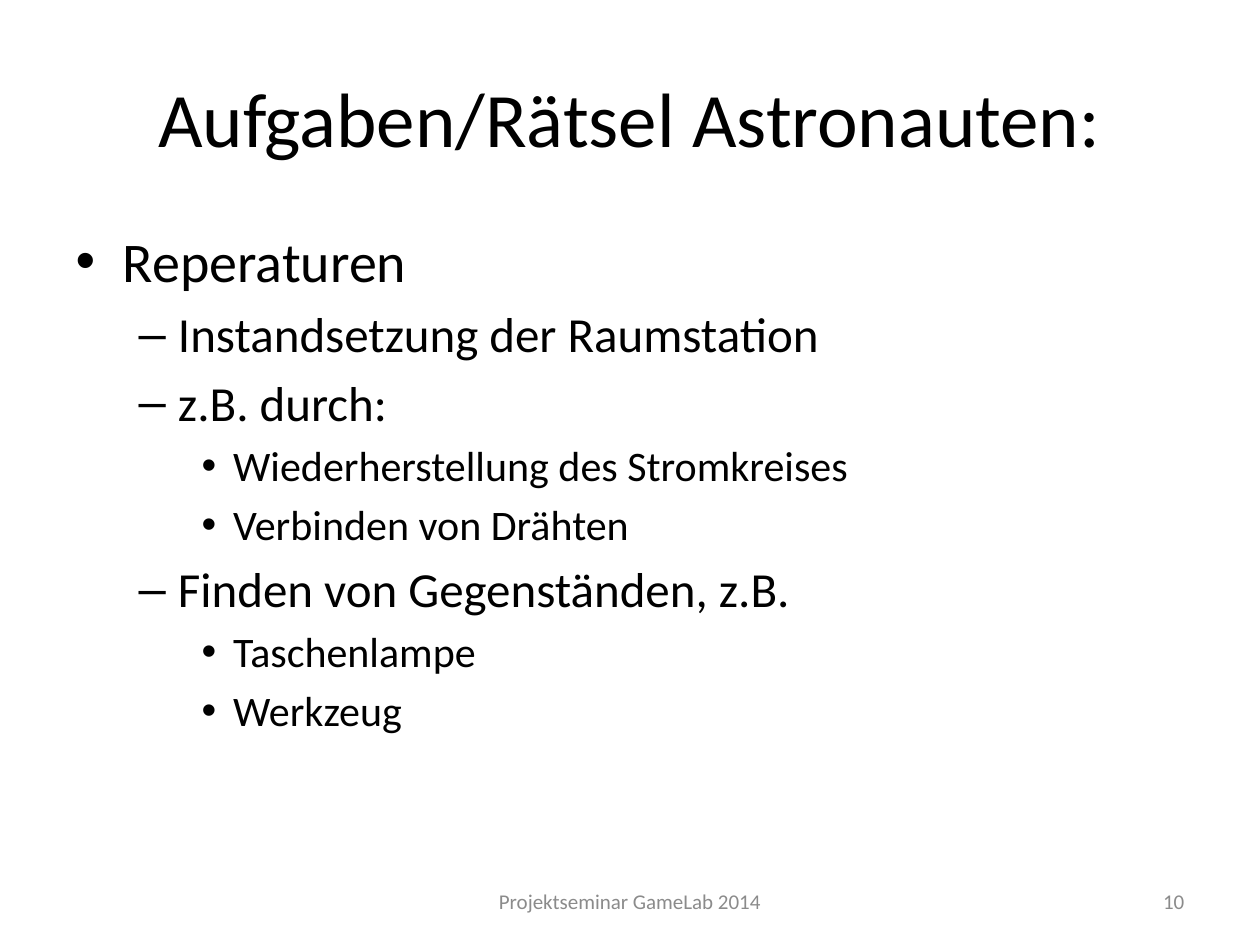
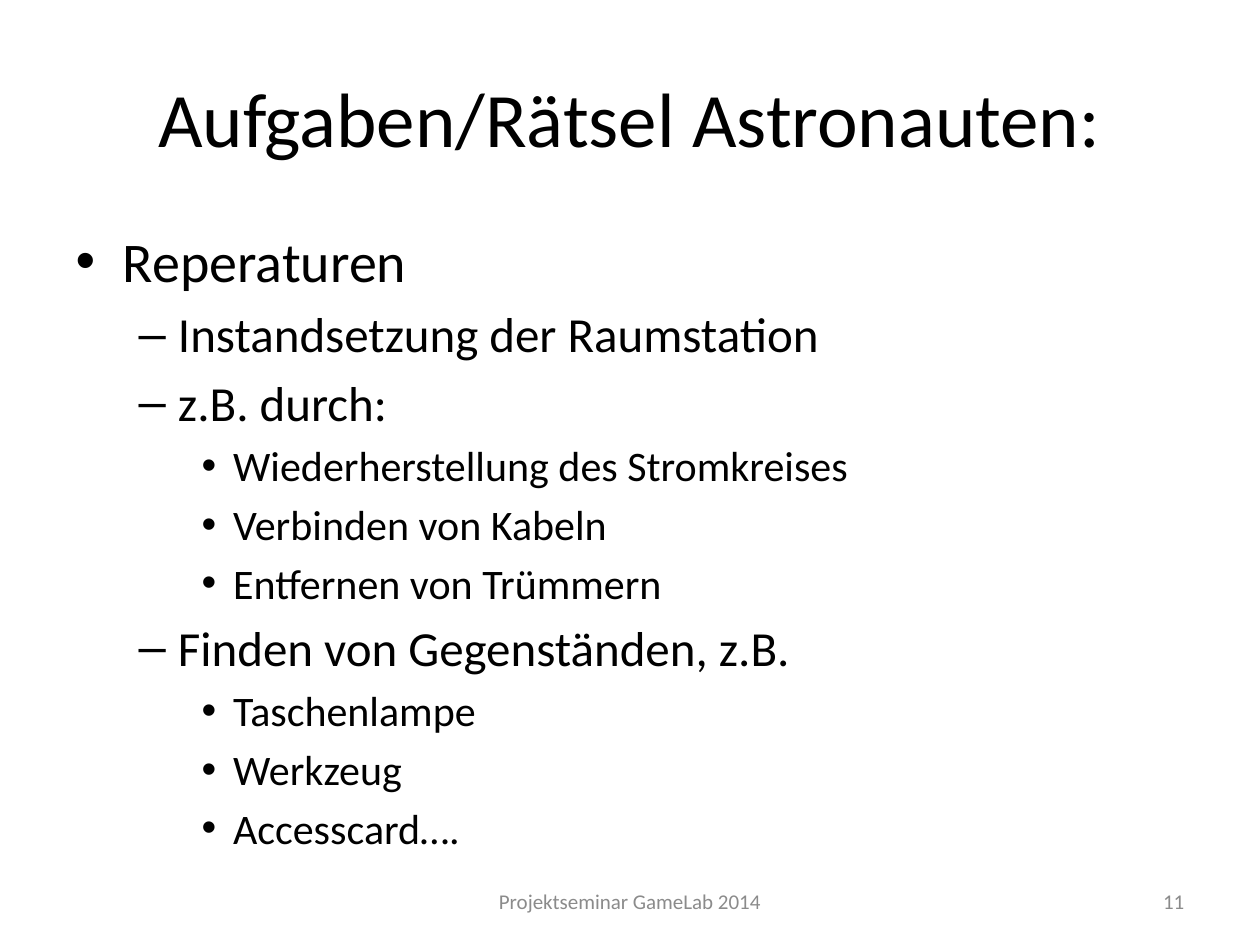
Before and after one commit to Instinctlol/gamelab2014, a slide deck: slide 11 of Abschlusspräsentation/SpielkonzeptFINAL.pptx (slide 10 before the commit). Drawn at 1260x945 pixels with LibreOffice and Linux fonts; fonts in the diff are those of the drawing; background and template pictures are left out. Boxes give left, top, right and bottom in pixels: in the first picture for what was removed or moved away, otherwise in the second. Text is boxed around its words. In the diff, an @@ line names an element or a change of style, - is before the commit and + after.

```diff
--- a/Abschlusspräsentation/SpielkonzeptFINAL.pptx
+++ b/Abschlusspräsentation/SpielkonzeptFINAL.pptx
@@ text at <box>233,510,661,600</box>: text changed @@
-    • Verbinden von Drähten
+    • Verbinden von Kabeln
+    • Entfernen von Trümmern
@@ text at <box>233,814,460,845</box>: paragraph added @@
+    • Accesscard….
@@ page number at <box>1163,895,1184,909</box>: text changed @@
-10
+11
```
Also in this commit, not shown: 10 other slides changed, 1 slide added, 1 slide removed, 3 other files.
